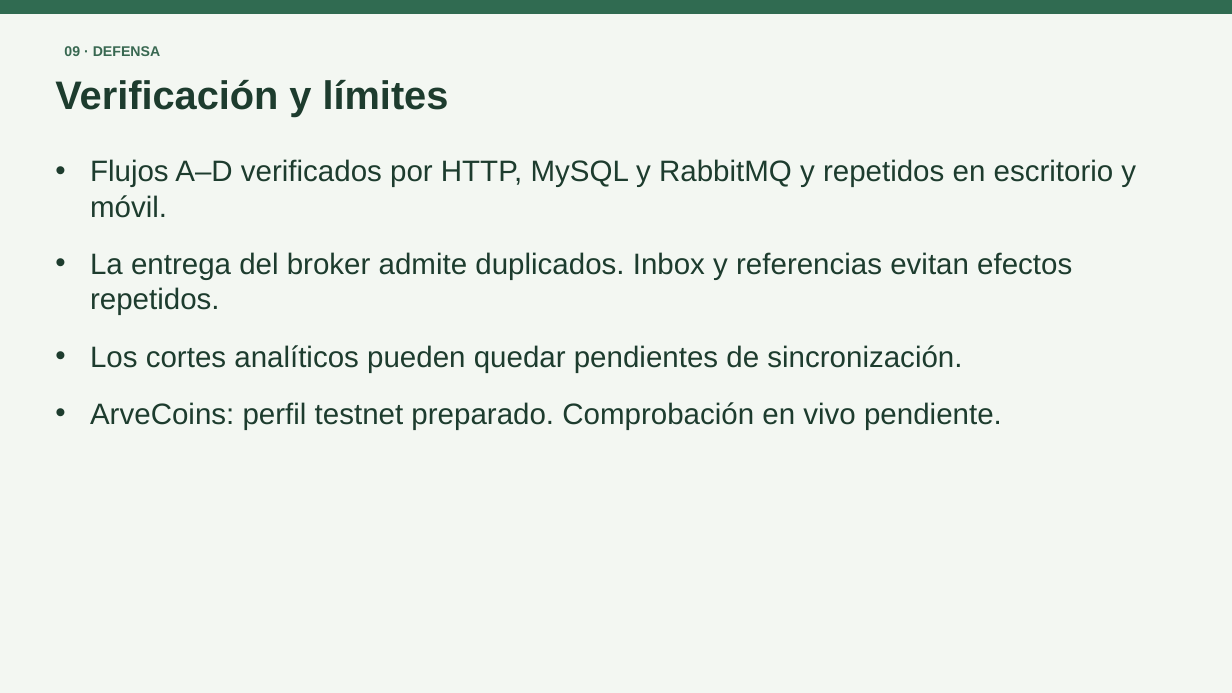
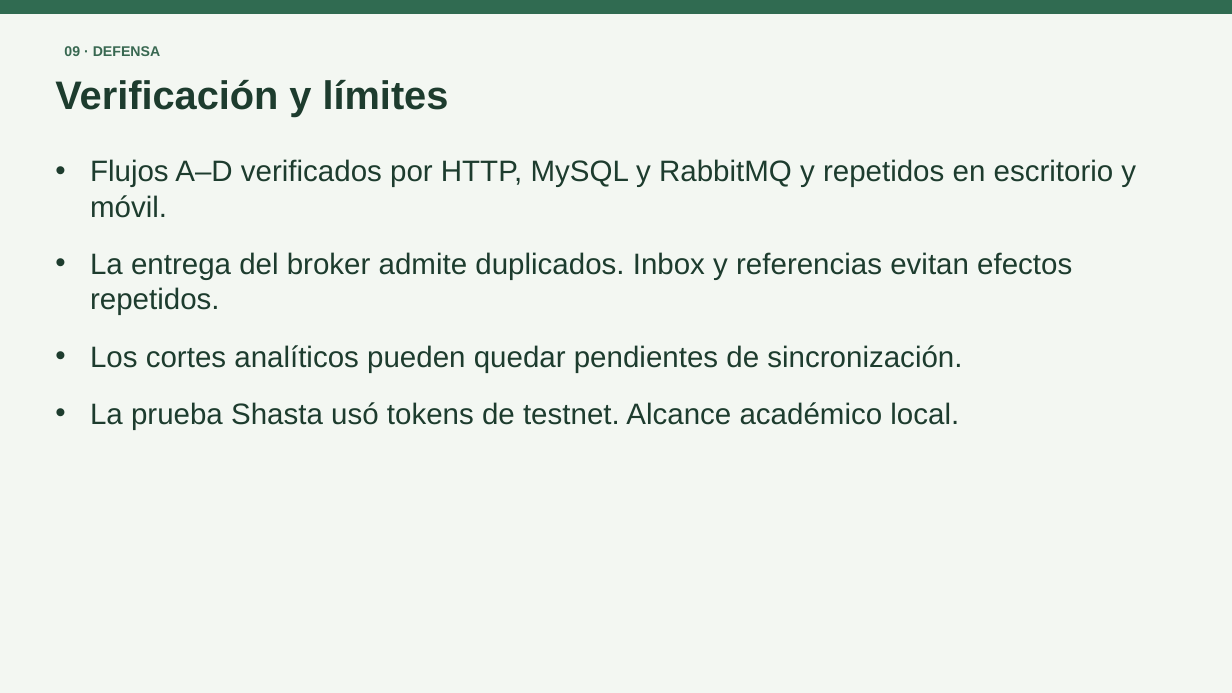
Before and after one commit to RS04a/ervanula, a slide deck: slide 13 of docs/full-app/entrega/ARVELUNA_Defensa.pptx (slide 12 before the commit). Drawn at 1232x693 pixels with LibreOffice and Linux fonts; fonts in the diff are those of the drawing. Boxes give left, top, right and bottom in pixels: in the first picture for what was removed or moved away, otherwise in the second. Text is boxed around its words. In the diff, an @@ line names an element or a change of style, - is before the commit and + after.

Commit message:
docs: finalize delivery with verified Shasta payment

```diff
--- a/docs/full-app/entrega/ARVELUNA_Defensa.pptx
+++ b/docs/full-app/entrega/ARVELUNA_Defensa.pptx
@@ text at [90,402,959,430]: text changed @@
-• ArveCoins: perfil testnet preparado. Comprobación en vivo pendiente.
+• La prueba Shasta usó tokens de testnet. Alcance académico local.
```
Also in this commit, not shown: 3 other slides changed, 1 slide added, 14 other files.
